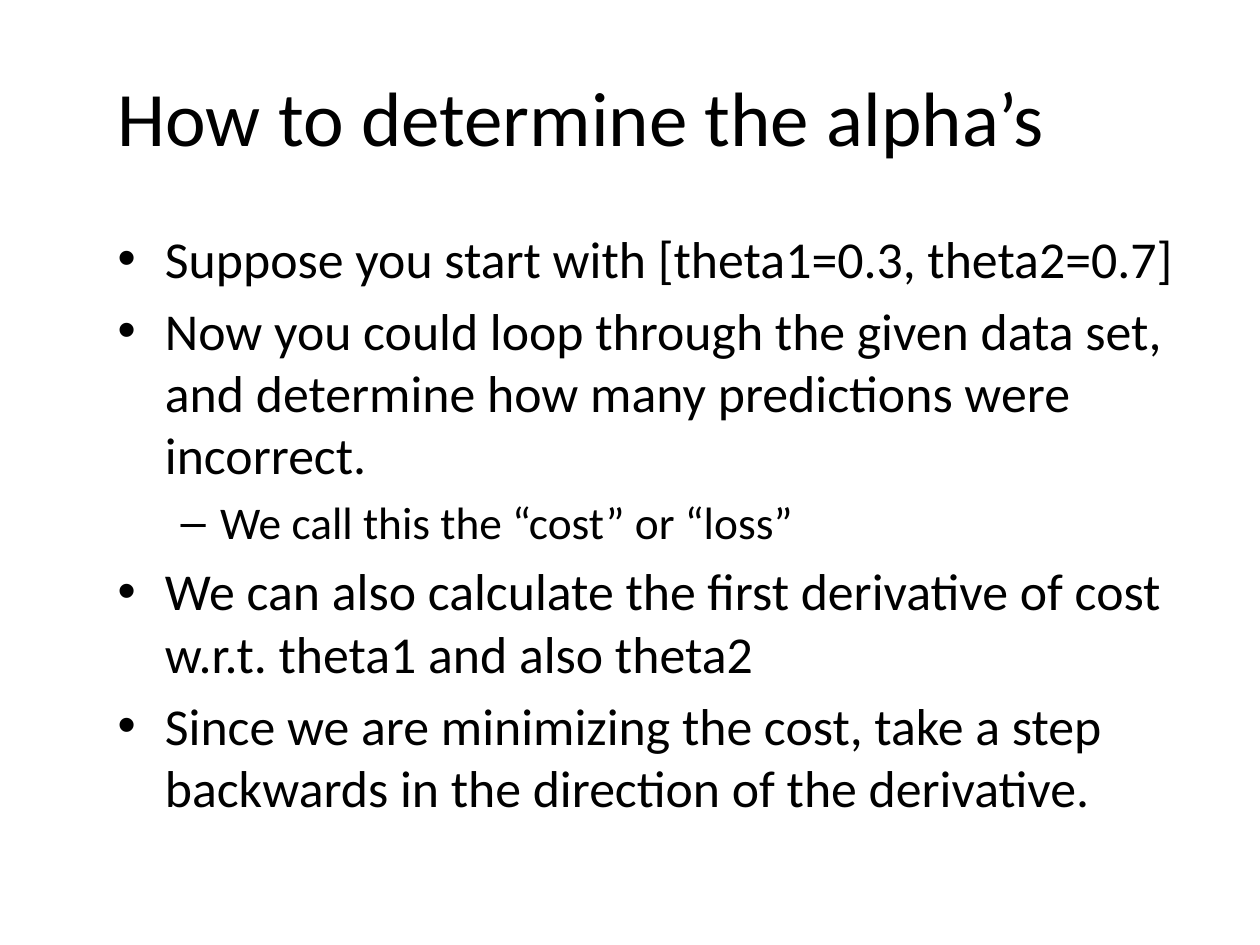
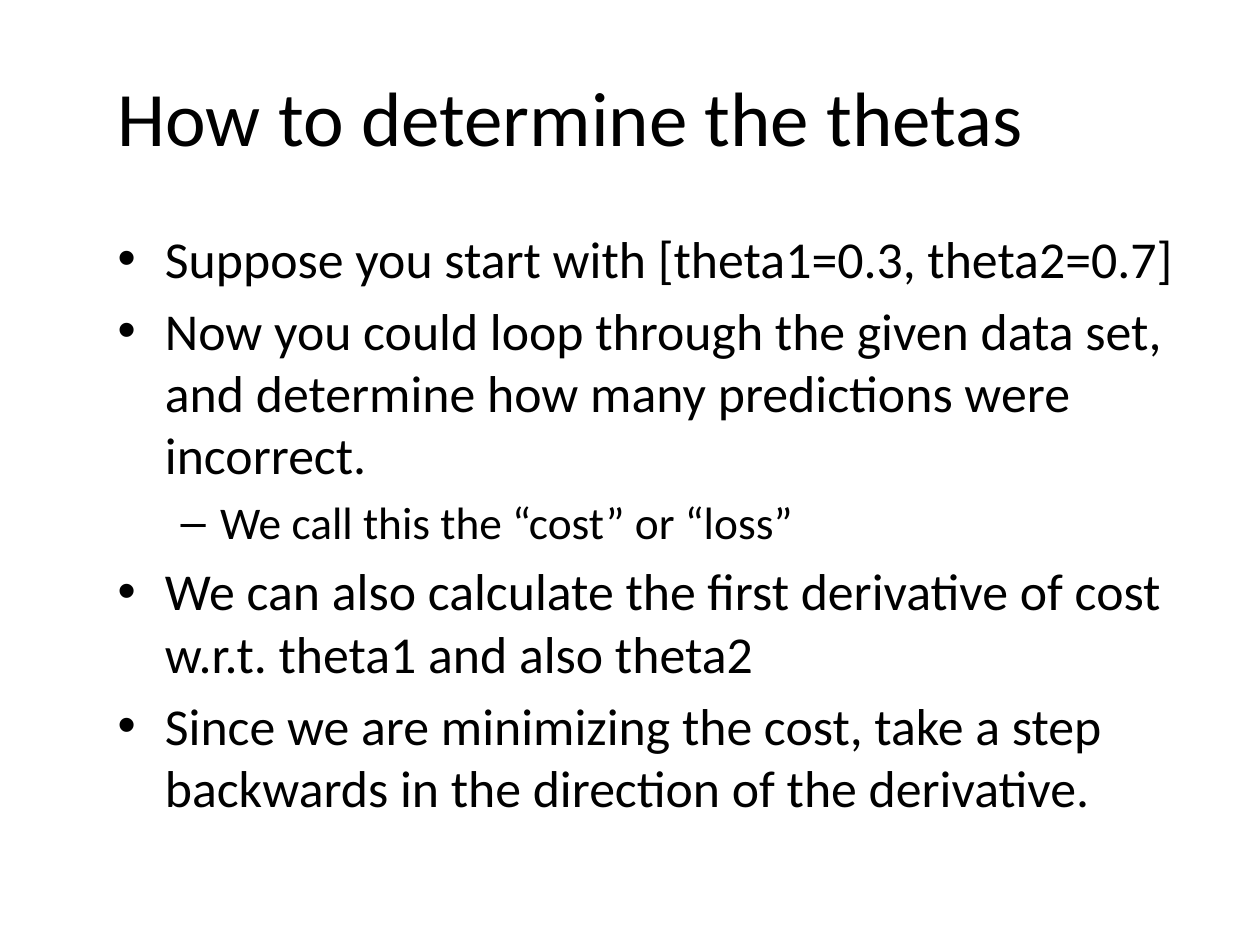
Before and after one commit to JeffRisberg/PythonNotebooksForAI, a slide deck: slide 11 of Documents/60-Introduction.pptx. Drawn at 1260x945 pixels with LibreOffice and Linux fonts; fonts in the diff are those of the drawing; background and template pictures are left out. Boxes give left, top, right and bottom in pixels: in the first picture for what was removed or moved away, otherwise in the second. Text is boxed around its words. In the diff, an @@ line names an element or a change of style, - is before the commit and + after.

Commit message:
fixed one typo on slides

```diff
--- a/Documents/60-Introduction.pptx
+++ b/Documents/60-Introduction.pptx
@@ title at box(118, 92, 1023, 147): text changed @@
-How to determine the alpha’s
+How to determine the thetas
```
